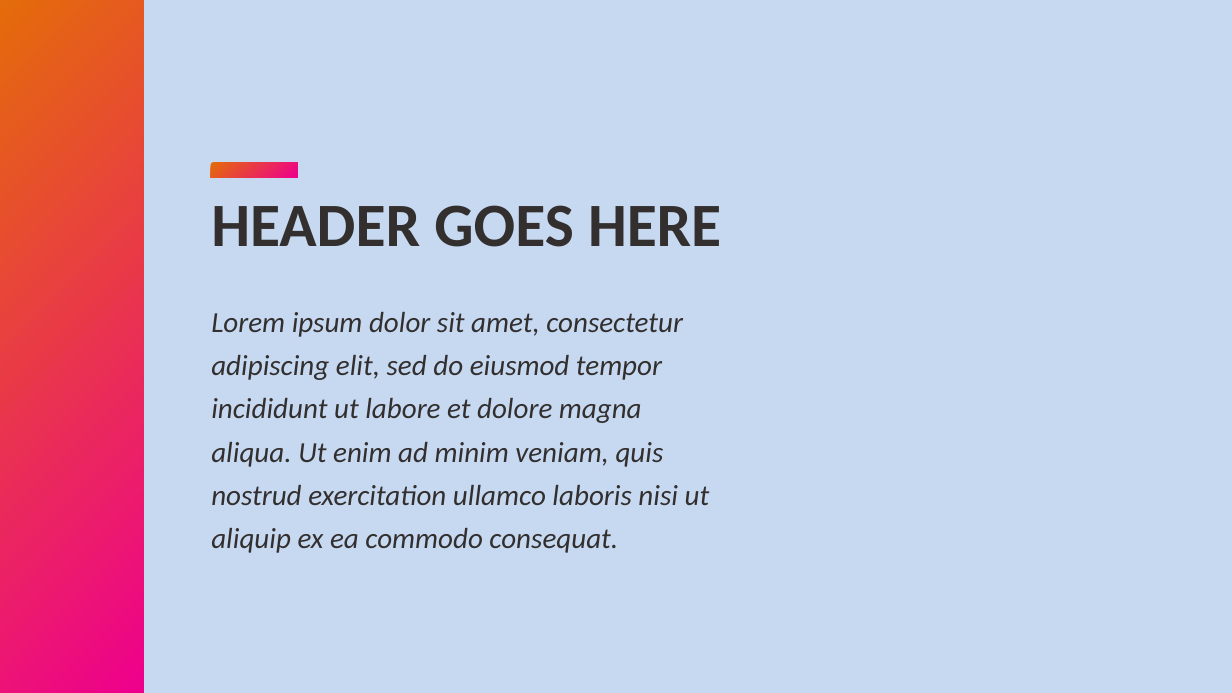
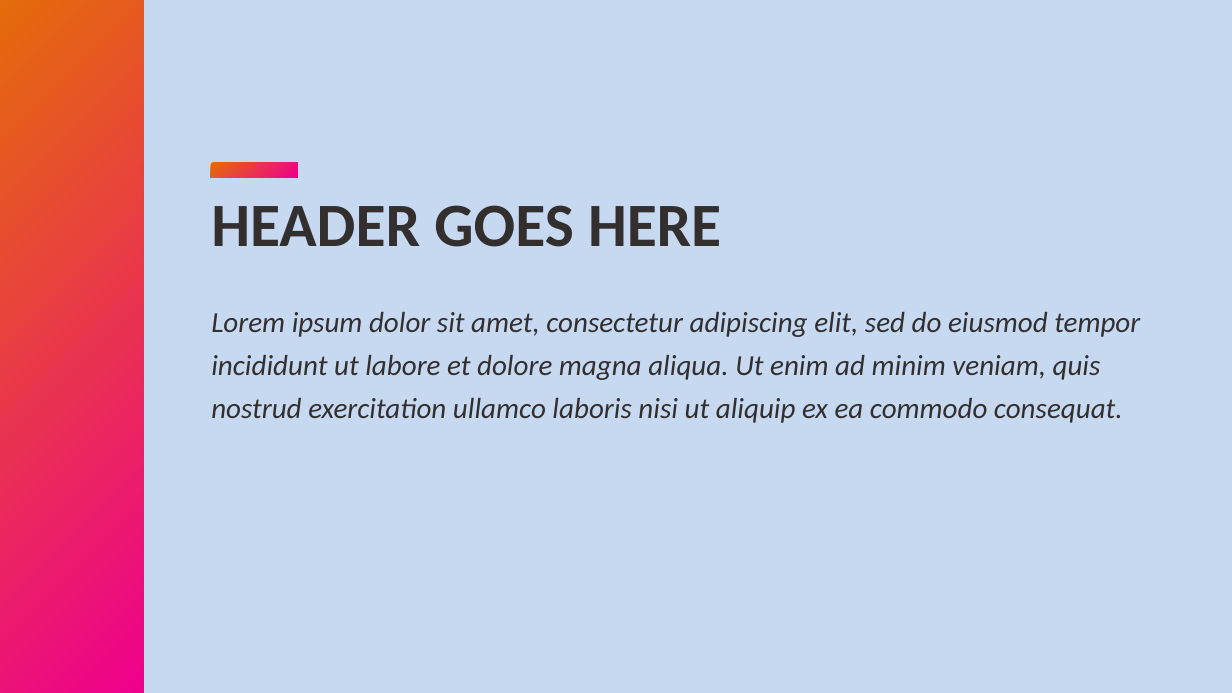
Before and after one commit to nextcloud/richdocuments, a slide deck: slide 2 of emptyTemplates/ai/pitch.odp. Drawn at 1232x693 pixels with LibreOffice and Linux fonts; fonts in the diff are those of the drawing. Boxes give left, top, right and bottom in pixels: in the first picture for what was removed or moved away, otherwise in the second. Text is boxed around its words. In the diff, an @@ line names an element or a change of style, - is before the commit and + after.

```diff
--- a/emptyTemplates/ai/pitch.odp
+++ b/emptyTemplates/ai/pitch.odp
@@ text "Lorem ipsum dolor sit amet, ..." rewrapped from <box>211,312,710,553</box> to <box>211,312,1140,423</box> @@
```
Also in this commit, not shown: 1 other slide changed, 1 other file.
